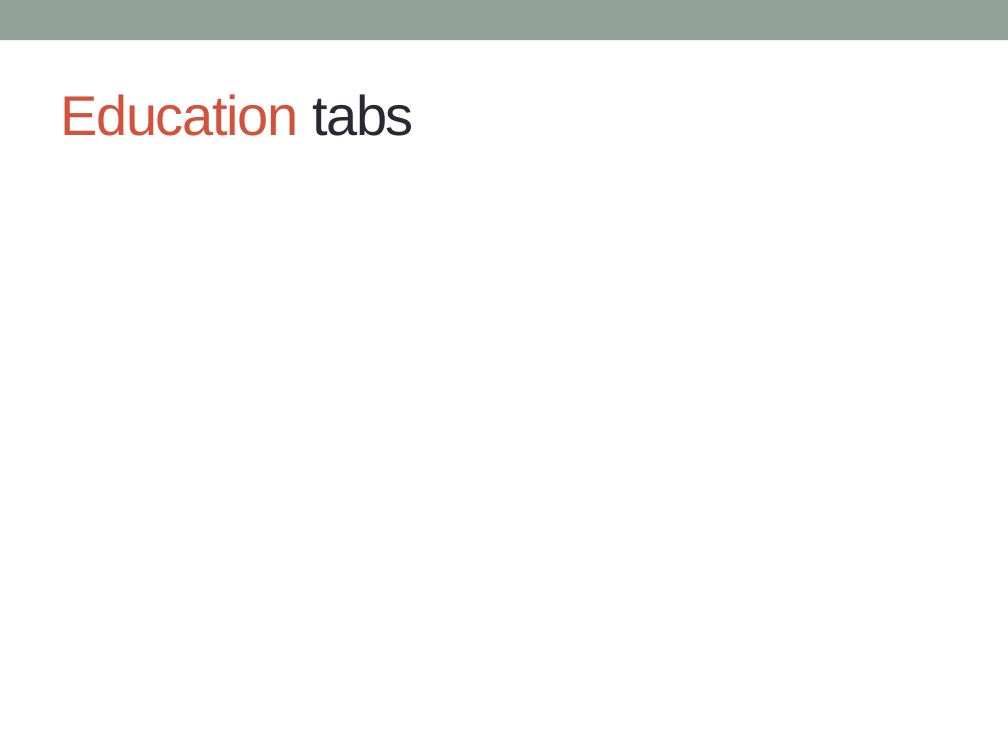
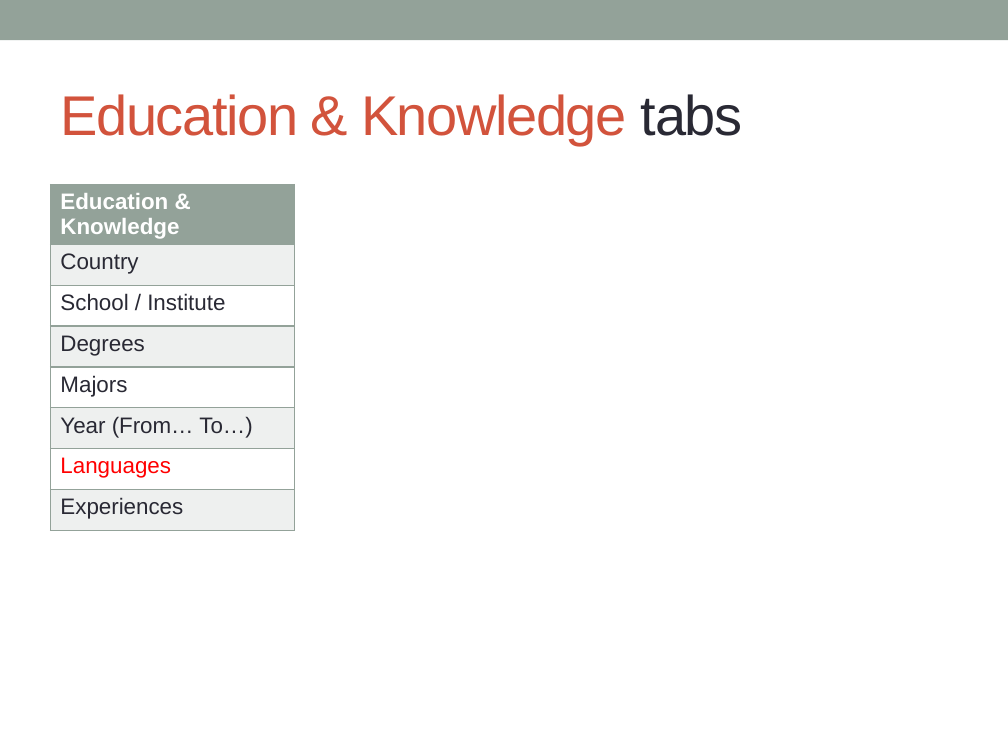
Before and after one commit to khanhduy94/jobzoom, a slide deck: slide 8 of Documents/Requirements/Job seeker Profiles Analysis.pptx. Drawn at 1008x756 pixels with LibreOffice and Linux fonts; fonts in the diff are those of the drawing. Boxes give left, top, right and bottom in pixels: in the first picture for what was removed or moved away, otherwise in the second. Text is boxed around its words. In the diff, an @@ line names an element or a change of style, - is before the commit and + after.

```diff
--- a/Documents/Requirements/Job seeker Profiles Analysis.pptx
+++ b/Documents/Requirements/Job seeker Profiles Analysis.pptx
@@ title at <box>60,94,743,145</box>: text changed @@
-Education tabs
+Education & Knowledge tabs
@@ table added at <box>50,184,294,534</box>, 8 rows, 1 columns @@
+Education & Knowledge
+Country
+School / Institute
+Degrees
+Majors
+Year (From… To…)
+Languages
+Experiences
```
Also in this commit, not shown: 5 other slides changed, 2 slides added, 2 slides removed, 3 other files.
